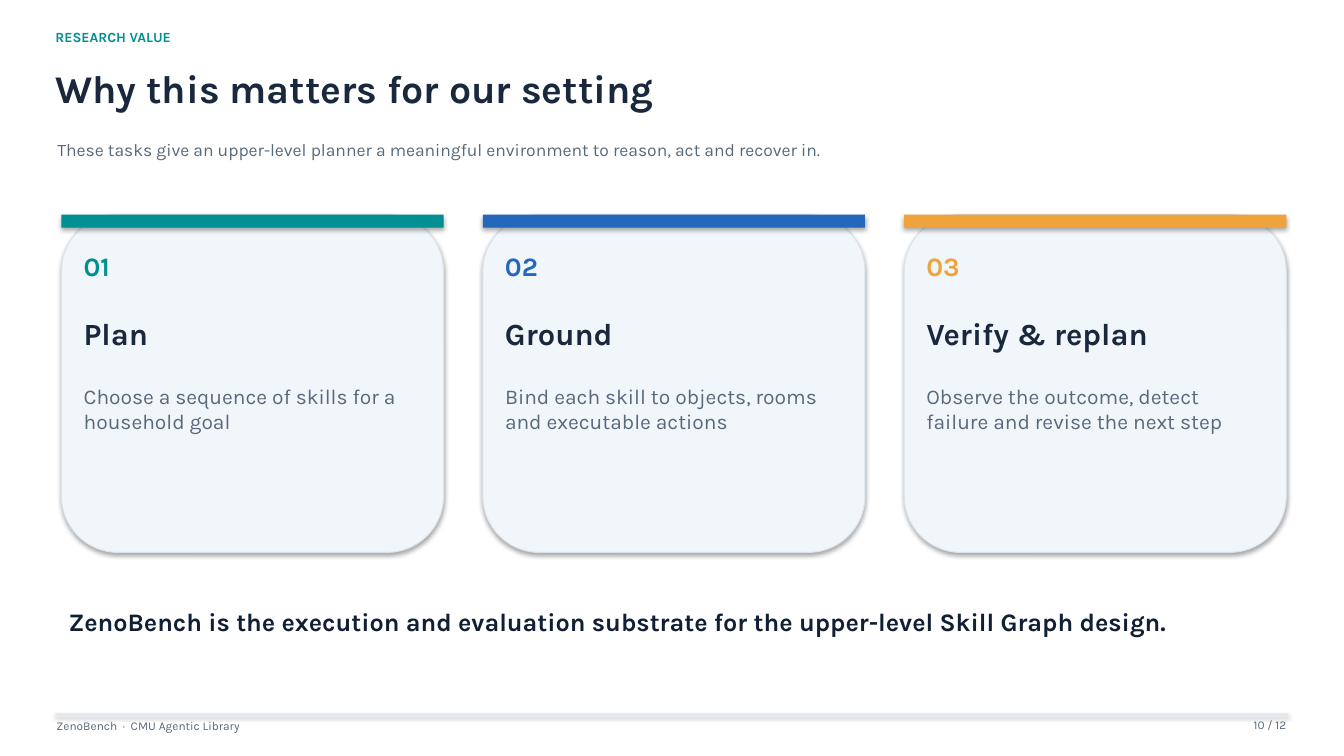
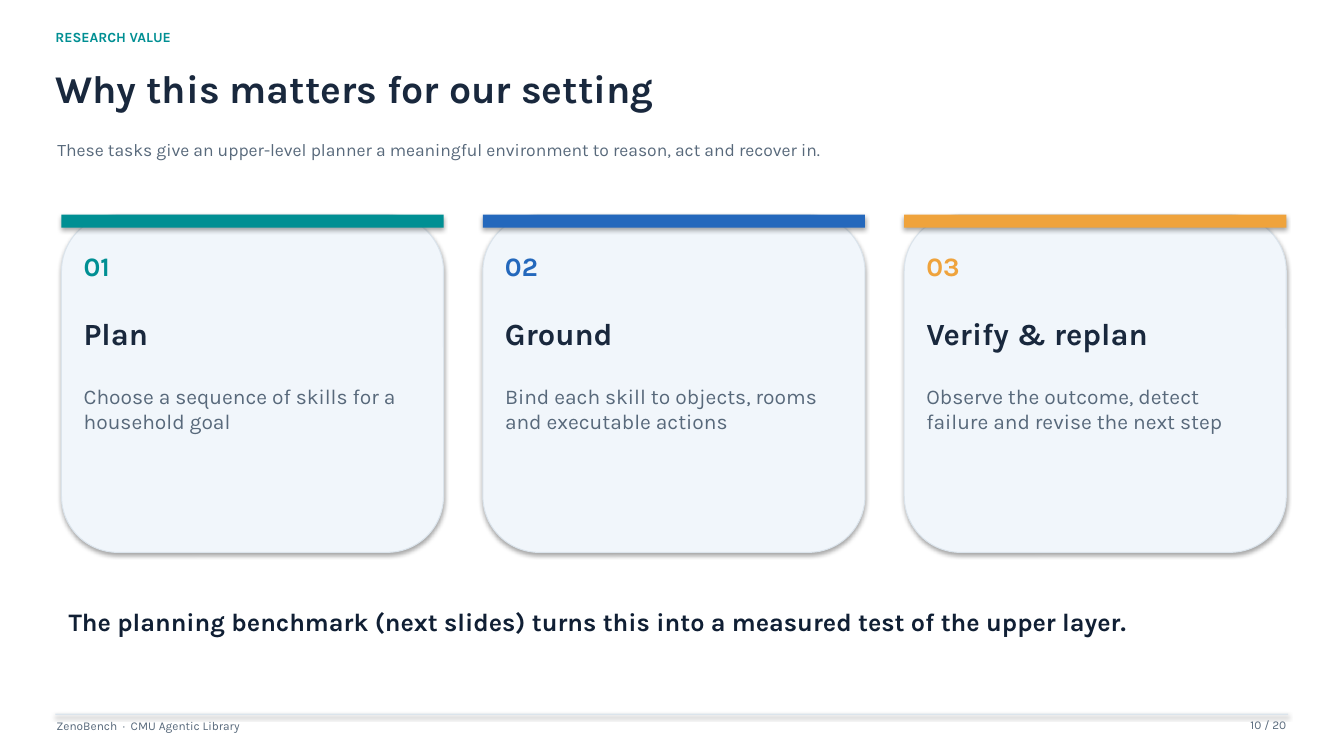
Before and after one commit to CMU-Agentic-Library/ZenoBench, a slide deck: slide 10 of presentations/ZenoBench_group_meeting.pptx. Drawn at 1344x756 pixels with LibreOffice and Linux fonts; fonts in the diff are those of the drawing. Boxes give left, top, right and bottom in pixels: in the first picture for what was removed or moved away, otherwise in the second. Text is boxed around its words. In the diff, an @@ line names an element or a change of style, - is before the commit and + after.

```diff
--- a/presentations/ZenoBench_group_meeting.pptx
+++ b/presentations/ZenoBench_group_meeting.pptx
@@ text at [69, 612, 1126, 638]: text changed @@
-ZenoBench is the execution and evaluation substrate for the upper-level Skill Graph design.
+The planning benchmark (next slides) turns this into a measured test of the upper layer.
@@ text at [1250, 721, 1286, 729]: text changed @@
-10 / 12
+10 / 20
```
Also in this commit, not shown: 8 other slides changed, 9 slides added, 1 slide removed, 13 other files.
